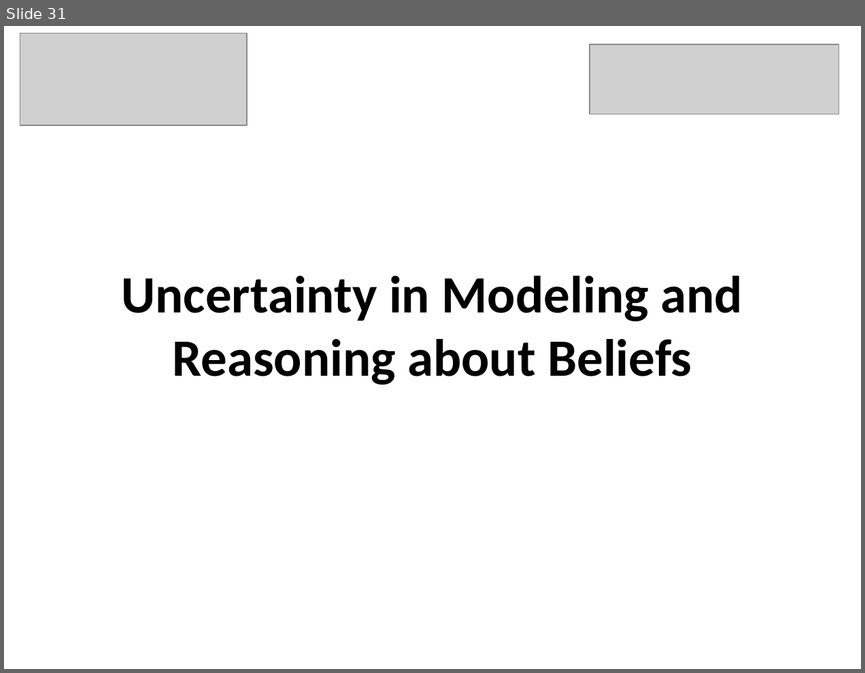
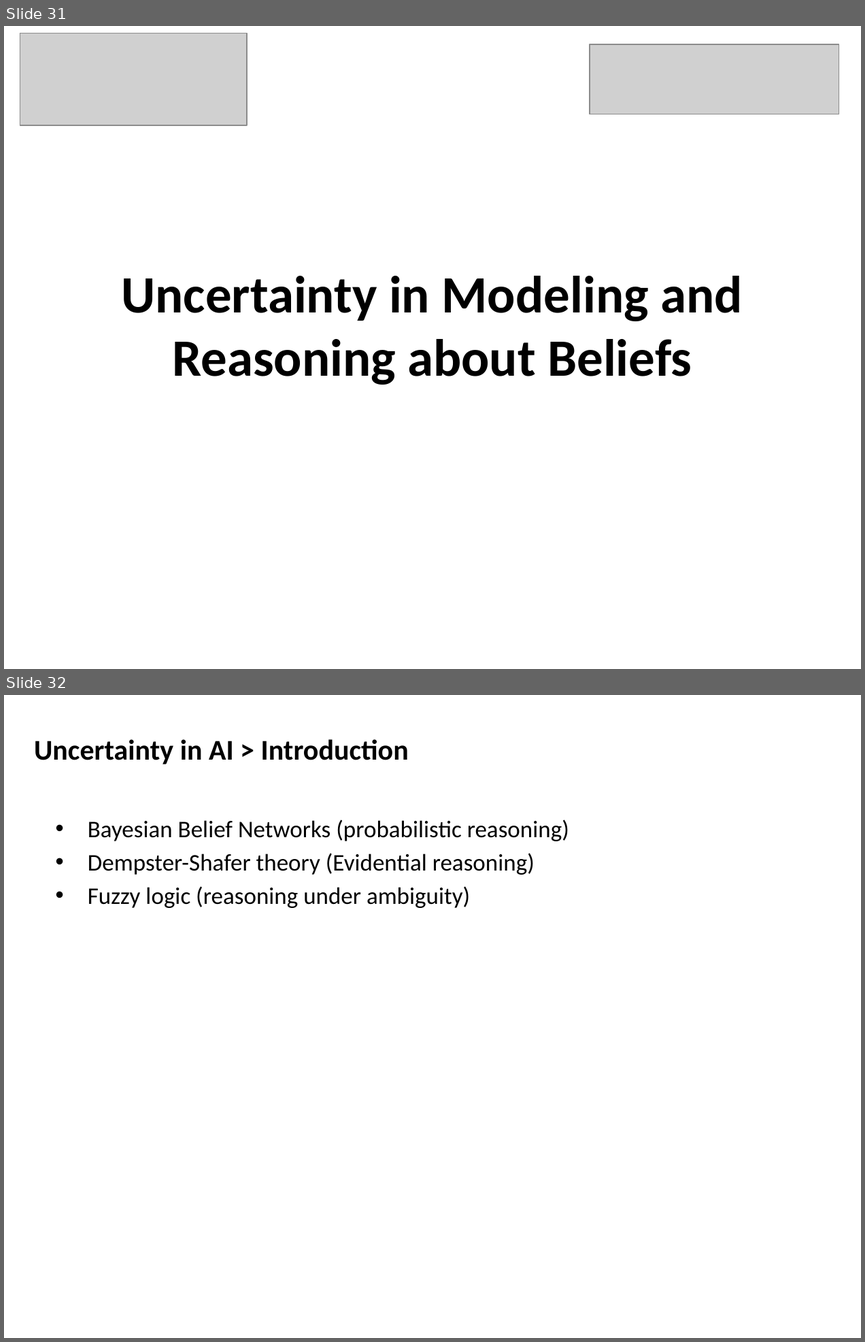
Before and after one commit to mshayganfar/CompExam1, a slide deck: presentation/PhD-comprehensive-exam.pptx. Shown one above the other, each under a label of ours: slide 31 before the commit, slides 31 and 32 after it. The pictures are 865x673 and 865x1342 pixels, drawn with LibreOffice and Linux fonts; fonts in the diff are those of the drawing; grey boxes stand for pictures. Boxes give left, top, right and bottom in pixels: in the first picture for what was removed or moved away, otherwise in the second. Text is boxed around its words. In the diff, an @@ line names an element or a change of style, - is before the commit and + after.

```diff
--- a/presentation/PhD-comprehensive-exam.pptx
+++ b/presentation/PhD-comprehensive-exam.pptx
@@ slide 32 added at (4,695,861,1338), background #FFFFFF @@
@@ text added at (34,739,409,764), 24 pt, text #000000, bold @@
+Uncertainty in AI > Introduction
@@ text added at (88,819,569,908), 20 pt, text #000000 @@
+• Bayesian Belief Networks (probabilistic reasoning)
+• Dempster-Shafer theory (Evidential reasoning)
+• Fuzzy logic (reasoning under ambiguity)
```
Also in this commit, not shown: 3 other slides added.
